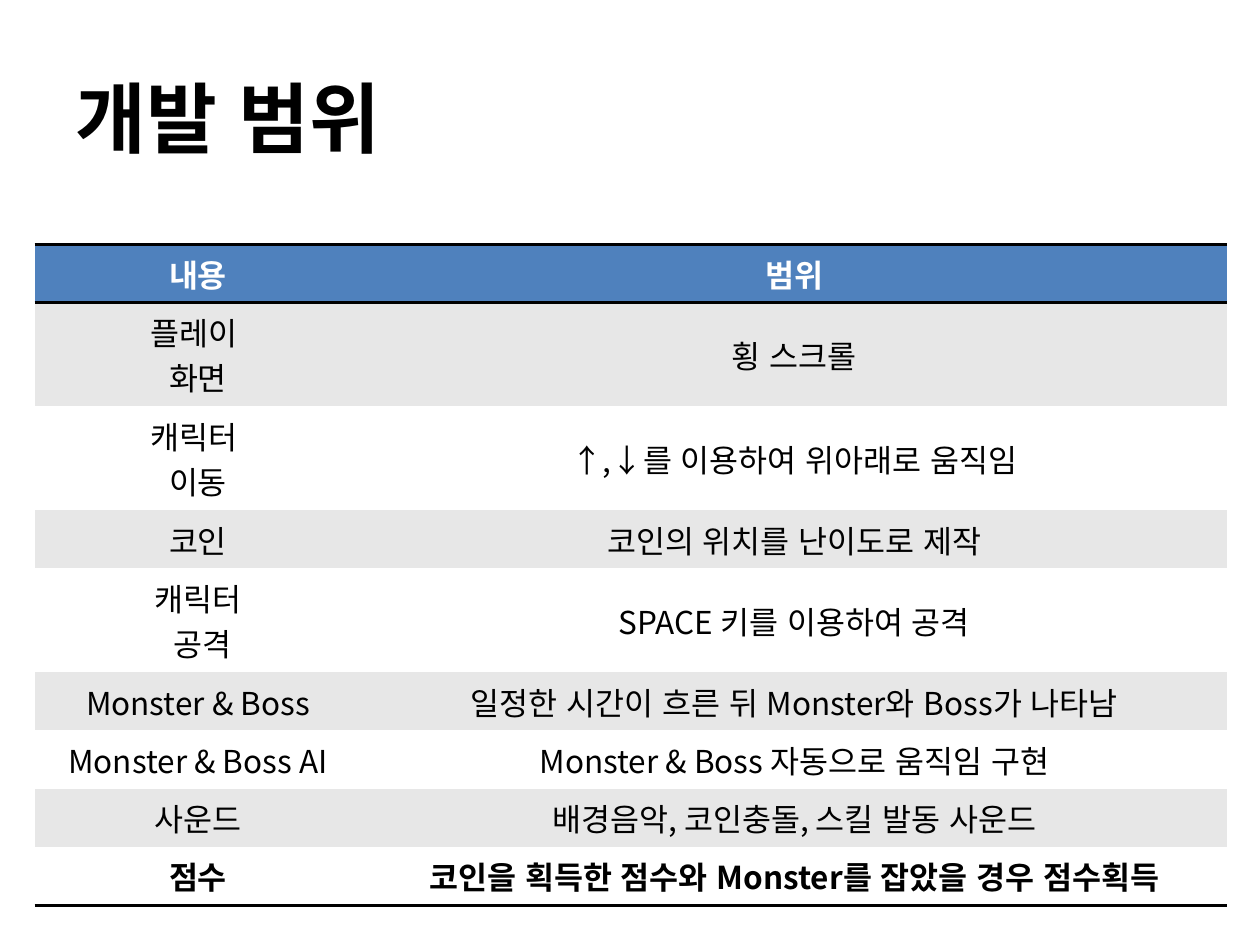
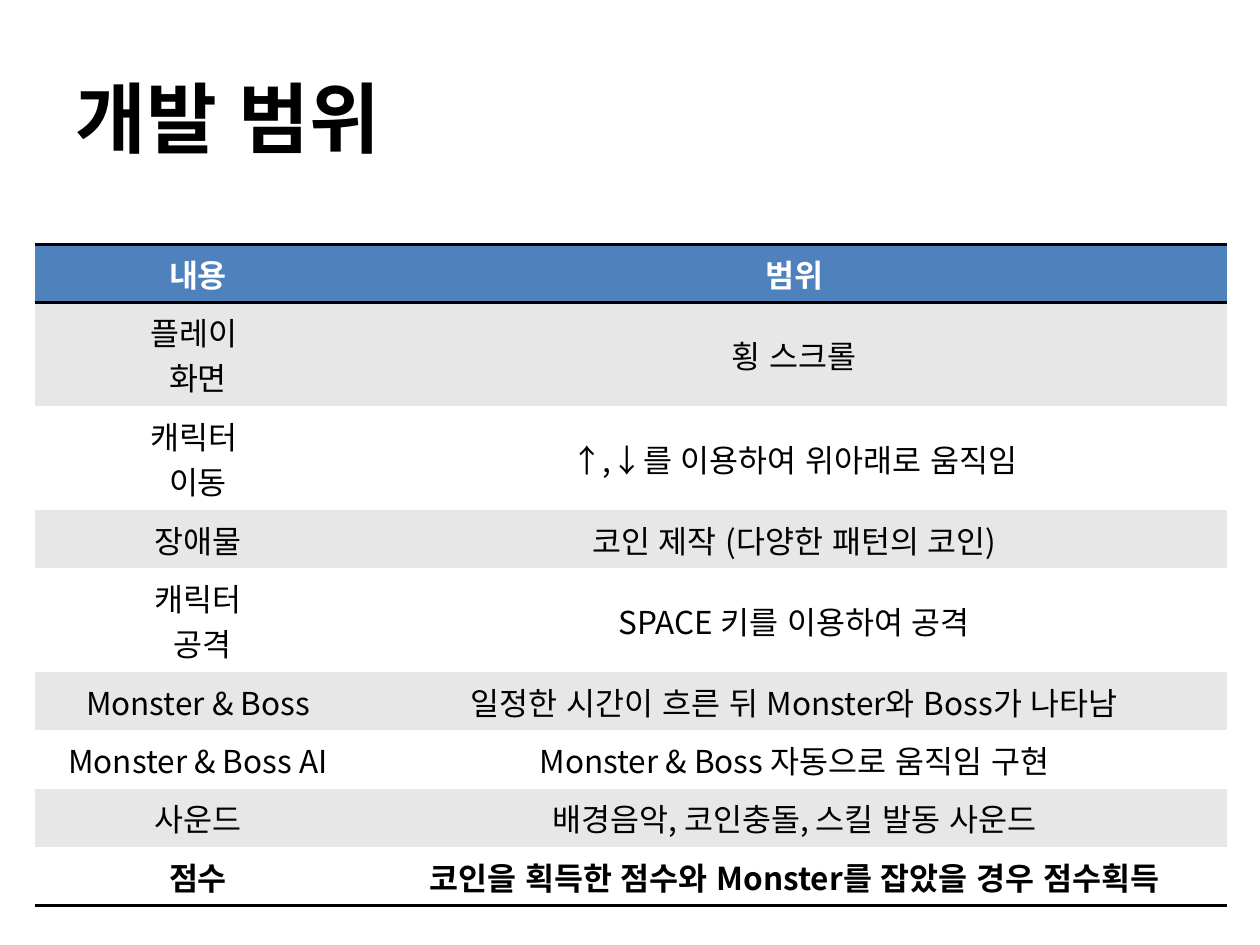
Before and after one commit to hwawonhan/2dgp, a slide deck: slide 3 of ppt/project_2.pptx. Drawn at 1260x945 pixels with LibreOffice and Linux fonts; fonts in the diff are those of the drawing; background and template pictures are left out. Boxes give left, top, right and bottom in pixels: in the first picture for what was removed or moved away, otherwise in the second. Text is boxed around its words. In the diff, an @@ line names an element or a change of style, - is before the commit and + after.

```diff
--- a/ppt/project_2.pptx
+++ b/ppt/project_2.pptx
@@ table at [35,244,1227,897] @@
-row 4, column 1: 코인
+row 4, column 1: 장애물
-row 4, column 2: 코인의 위치를 난이도로 제작
+row 4, column 2: 코인 제작 (다양한 패턴의 코인)
```
Also in this commit, not shown: 3 other slides changed.
